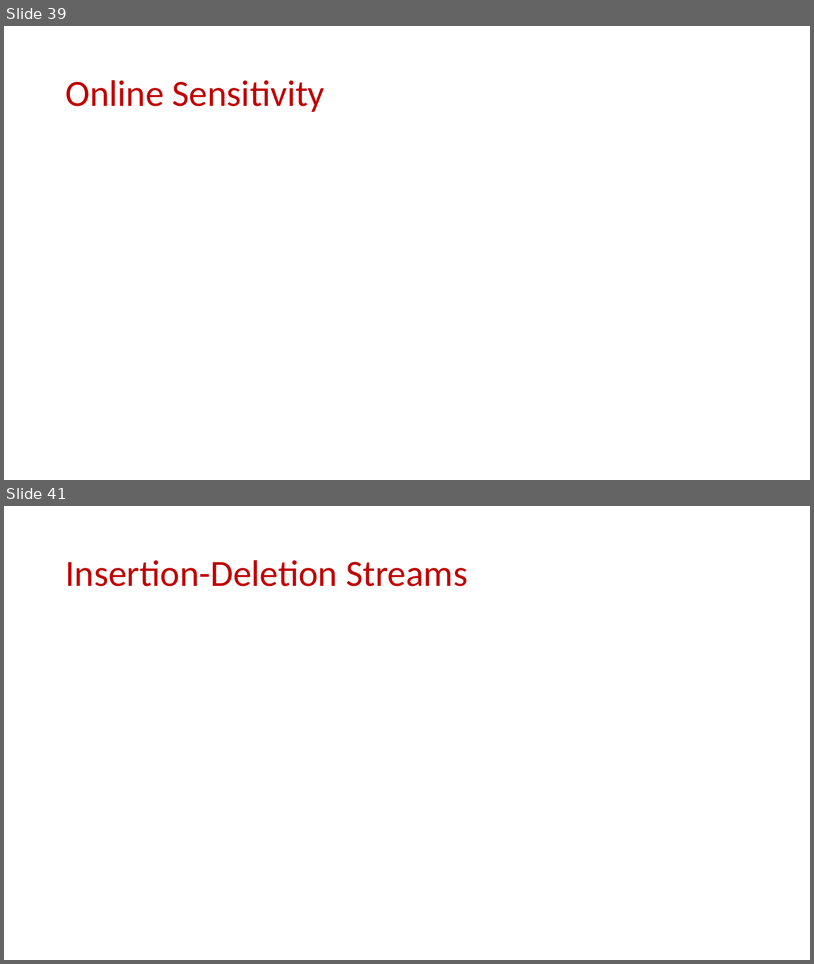
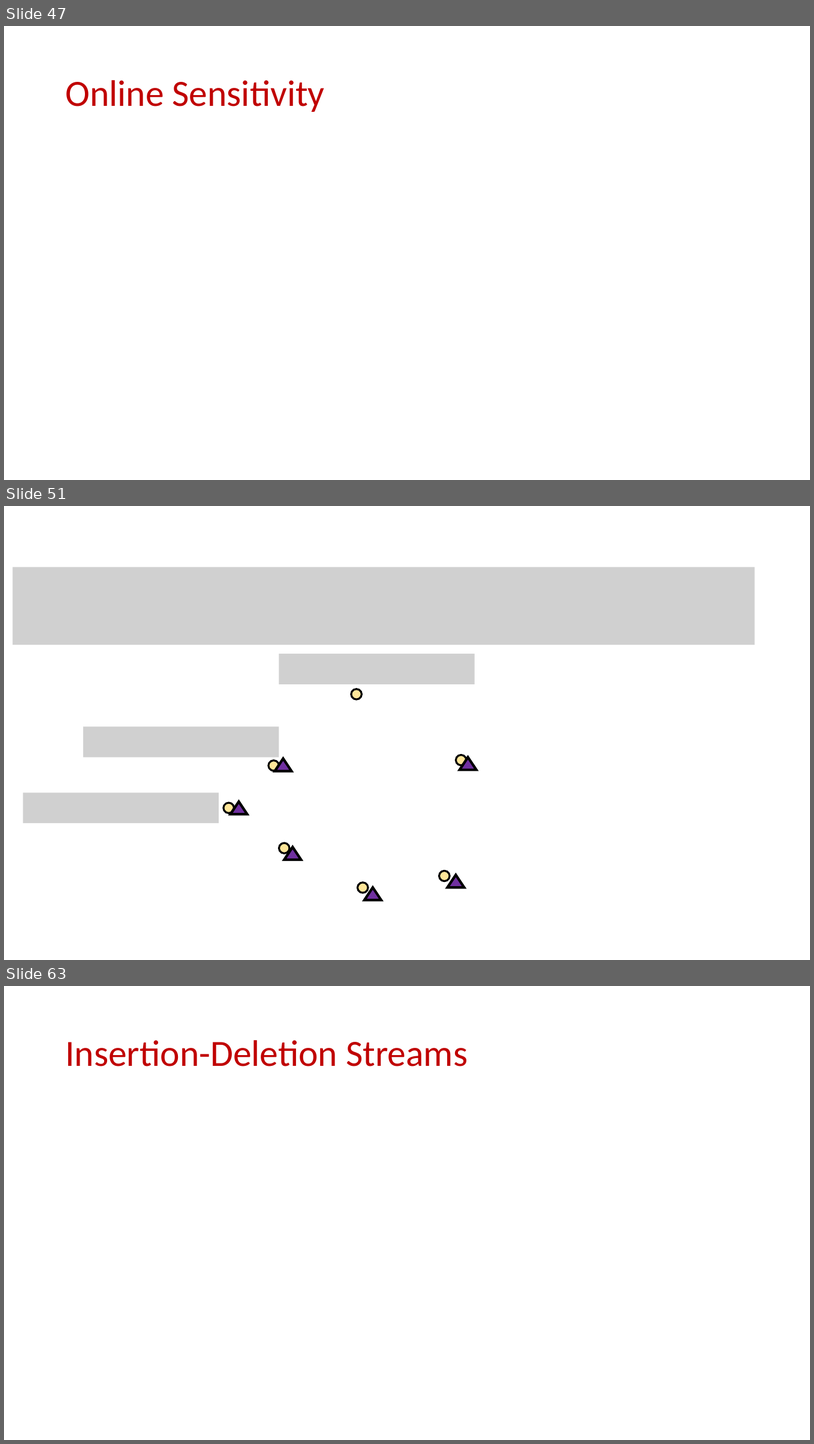
Before and after one commit to samsonzhou/samsonzhou.github.io, a slide deck: other-talks/FOCS 2023.pptx. Shown one above the other, each under a label of ours: slides 39 and 41 before the commit, slides 47, 51 and 63 after it; the slides between them are not shown. The pictures are 814x964 and 814x1444 pixels, drawn with LibreOffice and Linux fonts; fonts in the diff are those of the drawing; grey boxes stand for pictures. Boxes give left, top, right and bottom in pixels: in the first picture for what was removed or moved away, otherwise in the second. Text is boxed around its words. In the diff, an @@ line names an element or a change of style, - is before the commit and + after.

```diff
--- a/other-talks/FOCS 2023.pptx
+++ b/other-talks/FOCS 2023.pptx
@@ slide 51 added at <box>4,506,810,960</box>, background #FFFFFF @@
@@ picture added at <box>12,567,755,645</box> @@
@@ picture added at <box>279,654,475,684</box> @@
@@ ellipse added at <box>351,688,362,699</box>, fill #FFE699, outline #000000 2.25 pt @@
@@ picture added at <box>83,727,279,757</box> @@
@@ ellipse added at <box>456,754,466,765</box>, fill #FFE699, outline #000000 2.25 pt @@
@@ triangle added at <box>460,757,477,770</box>, fill #7030A0, outline #000000 3 pt @@
@@ ellipse added at <box>269,760,279,771</box>, fill #FFE699, outline #000000 2.25 pt @@
@@ triangle added at <box>275,758,292,771</box>, fill #7030A0, outline #000000 3 pt @@
@@ picture added at <box>23,793,219,823</box> @@
@@ ellipse added at <box>224,802,234,813</box>, fill #FFE699, outline #000000 2.25 pt @@
@@ triangle added at <box>230,801,247,814</box>, fill #7030A0, outline #000000 3 pt @@
@@ ellipse added at <box>279,843,290,853</box>, fill #FFE699, outline #000000 2.25 pt @@
@@ triangle added at <box>285,847,302,859</box>, fill #7030A0, outline #000000 3 pt @@
@@ ellipse added at <box>358,882,368,892</box>, fill #FFE699, outline #000000 2.25 pt @@
@@ ellipse added at <box>440,871,450,881</box>, fill #FFE699, outline #000000 2.25 pt @@
@@ triangle added at <box>447,874,464,887</box>, fill #7030A0, outline #000000 3 pt @@
@@ triangle added at <box>365,887,381,900</box>, fill #7030A0, outline #000000 3 pt @@
@@ what was slide 39 is now slide 47 @@
@@ what was slide 41 is now slide 63 @@
```
Also in this commit, not shown: 8 slides changed, 35 other slides added, 1 slide removed, 1 other file.
